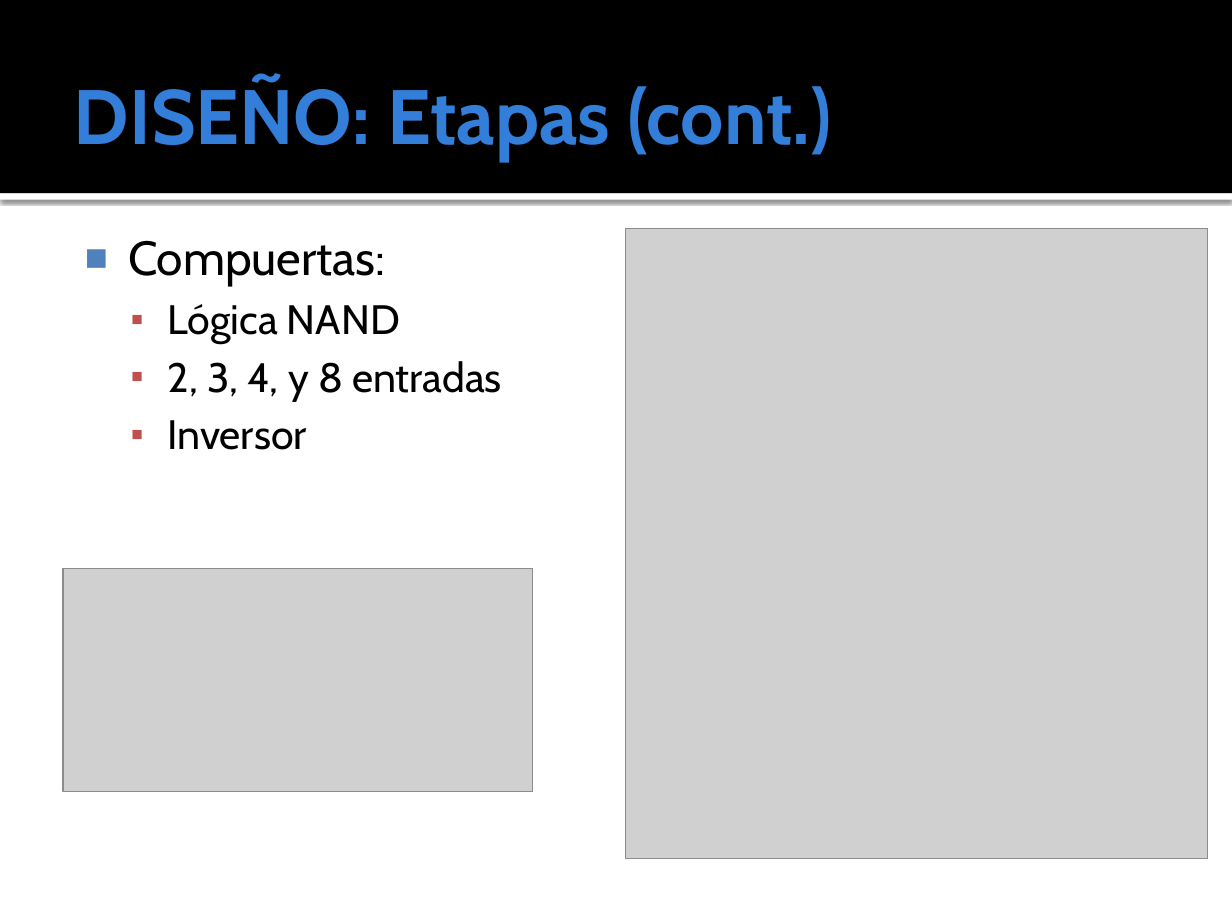
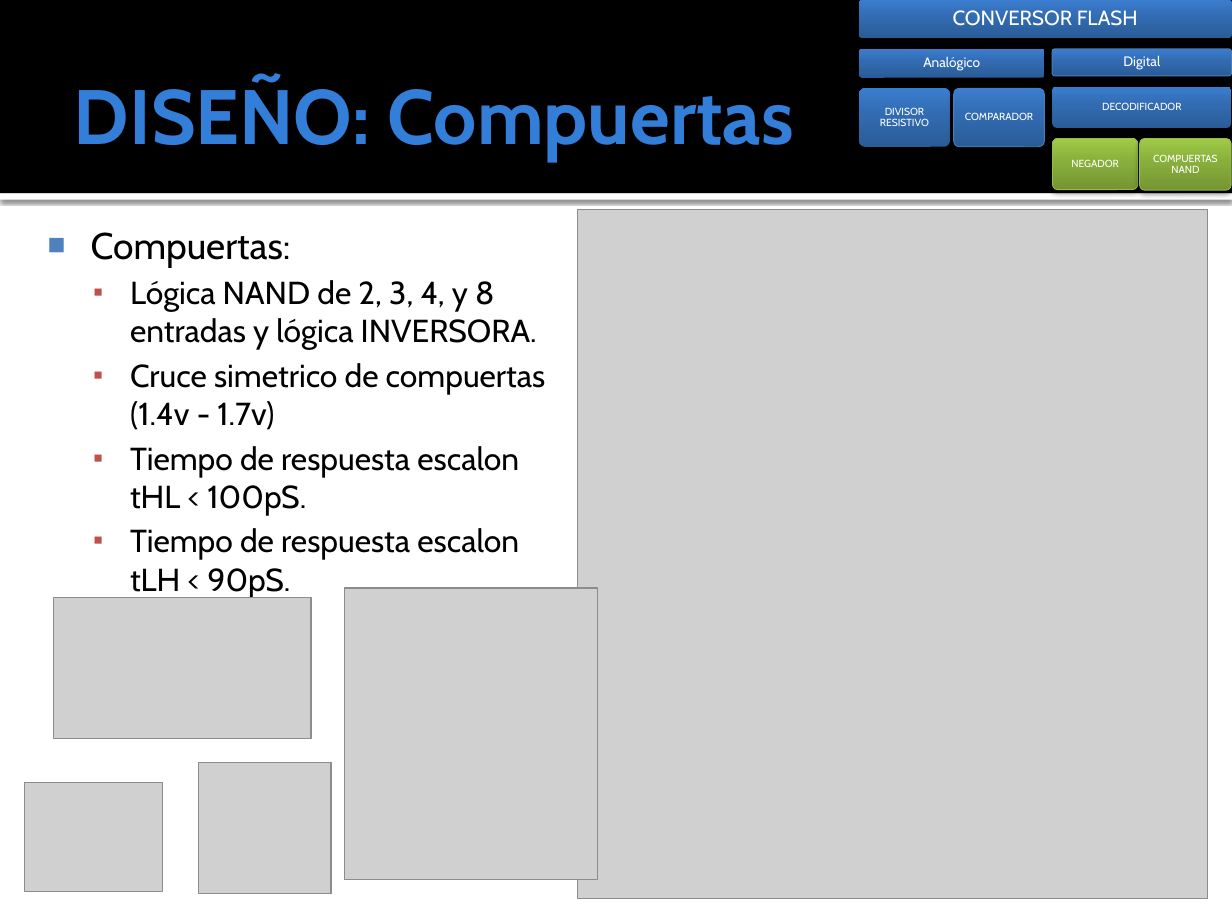
Before and after one commit to ginotkj/fiocs, a slide deck: slide 11 of Documentation/Documentacion/PRESENTACION_FABRI.pptx (slide 14 before the commit). Drawn at 1232x924 pixels with LibreOffice and Linux fonts; fonts in the diff are those of the drawing; grey boxes stand for pictures. Boxes give left, top, right and bottom in pixels: in the first picture for what was removed or moved away, otherwise in the second. Text is boxed around its words. In the diff, an @@ line names an element or a change of style, - is before the commit and + after.

```diff
--- a/Documentation/Documentacion/PRESENTACION_FABRI.pptx
+++ b/Documentation/Documentacion/PRESENTACION_FABRI.pptx
@@ title at (74, 79, 794, 161): text changed @@
-DISEÑO: Etapas (cont.)
+DISEÑO: Compuertas
@@ group added at (859, 0, 1232, 190): 8 rounded rectangles, 8 texts @@
+CONVERSOR FLASH
+Analógico
+DIVISOR RESISTIVO
+COMPARADOR
+Digital
+DECODIFICADOR
+NEGADOR
+COMPUERTAS NAND
@@ text "Compuertas:": place and size @@
-text "Compuertas:" at (128, 240, 502, 450)
+text "Compuertas:" at (91, 232, 546, 560)
@@ picture: place and size @@
-picture at (626, 228, 1209, 859)
+picture at (578, 209, 1209, 898)
@@ text at (91, 232, 291, 267): size 28 to 21.7 pt in "Compuertas:" @@
@@ text at (130, 280, 546, 560): text changed; size 24 to 18.6 pt @@
-  ▪ Lógica NAND
-  ▪ 2, 3, 4, y 8 entradas
-  ▪ Inversor
+  ▪ Lógica NAND de 2, 3, 4, y 8 entradas y lógica INVERSORA.
+  ▪ Cruce simetrico de compuertas (1.4v - 1.7v)
+  ▪ Tiempo de respuesta escalon tHL < 100pS.
+  ▪ Tiempo de respuesta escalon tLH < 90pS.
@@ picture removed at (63, 569, 532, 792) @@
@@ picture added at (54, 598, 311, 739) @@
@@ picture added at (345, 588, 599, 880) @@
@@ picture added at (198, 763, 330, 893) @@
@@ picture added at (25, 782, 163, 892) @@
```
Also in this commit, not shown: 6 other slides changed, 1 slide added, 6 slides removed, 1 other file.
